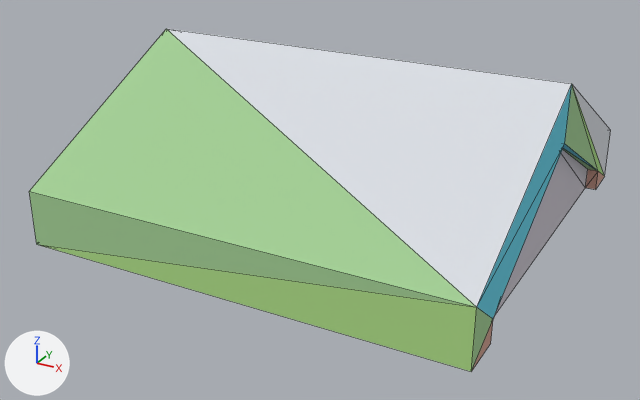
Two versions of the glTF model example_game/world/props/roof-gable-top.prop/model.glb, one commit apart.
Before and after are seen from a 50 mm camera at (1.77, -3.46, 1.72) aimed at (-0.04, -0.17, 0.07). The lights are fixed; the arrows at lower left show +X, +Y and +Z. The picture after the commit comes second. Mesh edges are drawn as thin lines. Vertices at exactly the same position are counted once.

Names of what the first picture shows: 'model'.
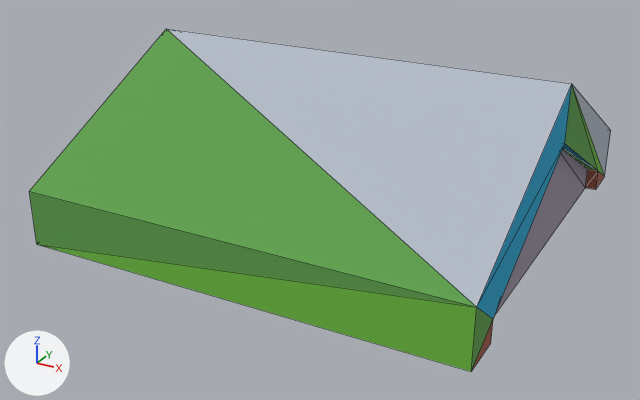
Where the change shows, as pixel boxes [x1, y1, x2, y2] in the pictures (640 x 400 px):
part 1 of me_model, recoloured (light grey to grey): [494, 149, 588, 316] in both
part 2 of me_model, recoloured (darker): [29, 29, 604, 372] in both
part 3 of me_model, recoloured: [472, 169, 604, 370] in both
part 4 of me_model, recoloured (white to light grey): [167, 29, 611, 307] in both
part 5 of me_model, recoloured: [477, 85, 595, 319] in both

Diff of the bpy script that builds the scene:
```diff
--- a/example_game/world/props/roof-gable-top.prop/model.glb.py
+++ b/example_game/world/props/roof-gable-top.prop/model.glb.py
@@ me_model @@
 me_model.from_pydata(...)  # 30 vertices, 56 faces; spans x -1.0..1.0, y -1.0..1.0, z -0.02..0.73
 # used by ob_model
+# me_model part 1: 16 faces centred in x -0.98..0.98, y -0.93..0.93, z -0.02..0.18 are repainted in the vertex colours; the middle colour goes from light grey #cec9d3 to grey #9e95a6
+# me_model part 2: 16 faces centred in x -1.0..1.0, y -1.0..1.0, z 0.06..0.43 are repainted in the vertex colours; the middle colour goes from green #a4d096 to green #5fa04d
+# me_model part 3: 12 faces centred in x -1.0..1.0, y -0.87..0.87, z 0.01..0.05 are repainted in the vertex colours; the middle colour goes from beige #d0a090 to brown #a05a47
+# me_model part 4: 6 faces centred in x -1.0..1.0, y -0.6..0.67, z 0.31..0.57 are repainted in the vertex colours; the middle colour goes from white #dbdfe5 to light grey #b4bcc8
+# me_model part 5: 6 faces centred in x -0.97..1.0, y -0.6..0.27, z 0.26..0.48 are repainted in the vertex colours; the middle colour goes from cyan #66d3ea to cyan #22a6d2
 me_model.materials.append(mat_style)
```
